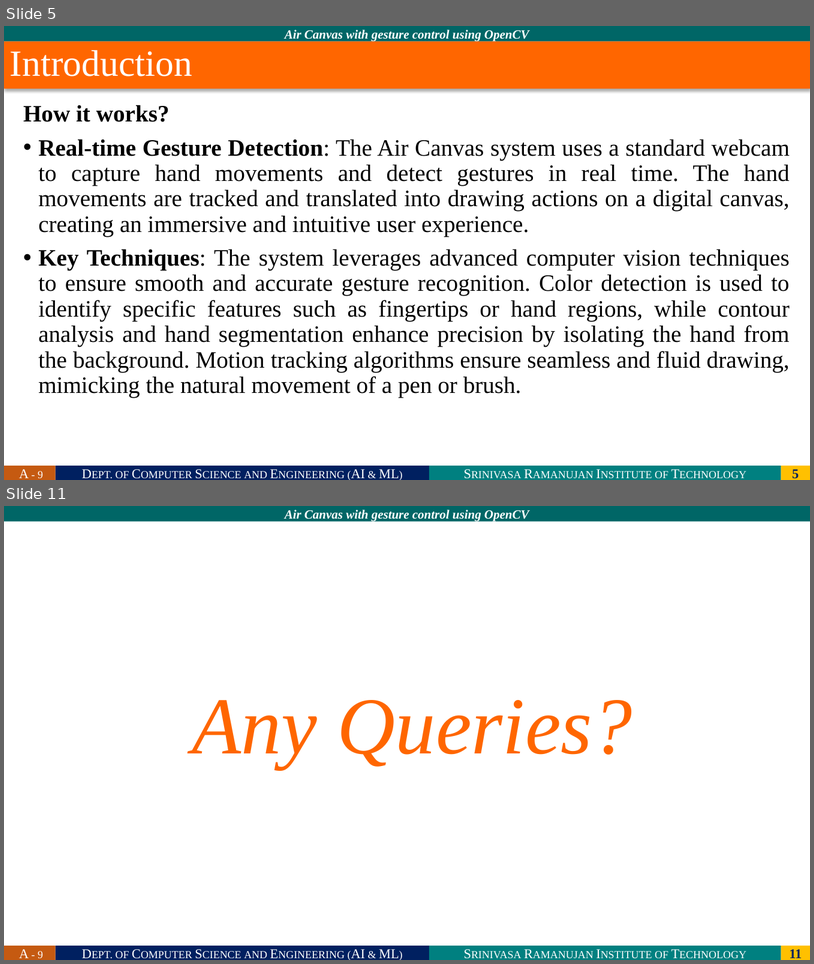
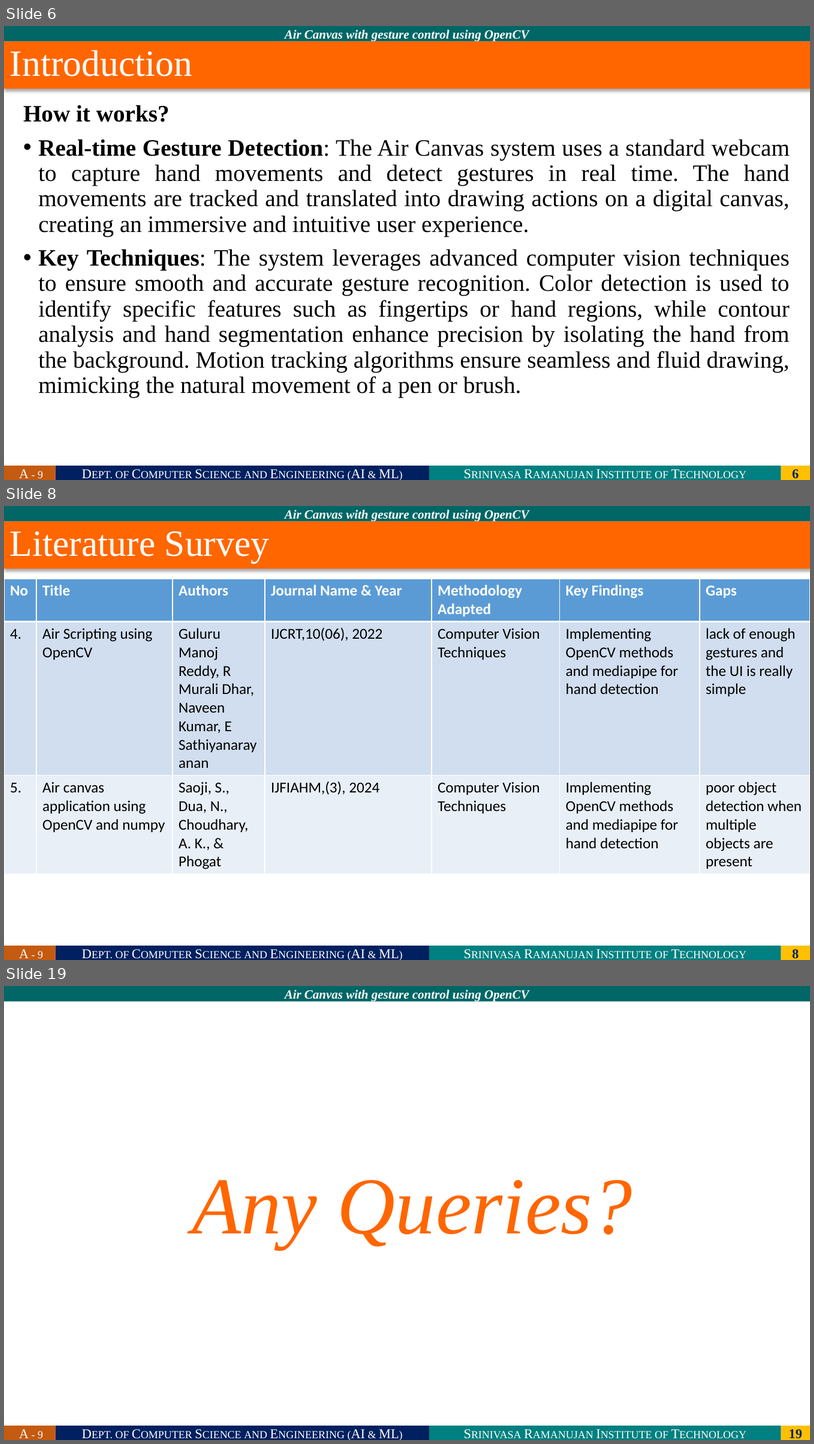
Before and after one commit to 214g1a3332/Project_A9, a slide deck: Review - 0 Template.pptx. Shown one above the other, each under a label of ours: slides 5 and 11 before the commit, slides 6, 8 and 19 after it; the slides between them are not shown. The pictures are 814x964 and 814x1444 pixels, drawn with LibreOffice and Linux fonts; fonts in the diff are those of the drawing; background and template pictures are left out. Boxes give left, top, right and bottom in pixels: in the first picture for what was removed or moved away, otherwise in the second. Text is boxed around its words. In the diff, an @@ line names an element or a change of style, - is before the commit and + after.

```diff
--- a/Review - 0 Template.pptx
+++ b/Review - 0 Template.pptx
@@ slide 8 added at (4, 506, 810, 960), background #FFFFFF; not listed: 5 template elements that a slide beside it also shows @@
@@ title added at (4, 521, 810, 568), fill #FF6600, 44 pt, text #FFFFFF @@
+Literature Survey
@@ table added at (4, 579, 810, 871), 3 rows, 7 columns @@
+No | Title | Authors | Journal Name & Year | Methodology Adapted | Key Findings | Gaps
+4. | Air Scripting using OpenCV | Guluru Manoj Reddy, R Murali Dhar, Naveen Kumar, E Sathiyanarayanan | IJCRT,10(06), 2022 | Computer Vision Techniques | Implementing OpenCV methods and mediapipe for hand detection | lack of enough gestures and / the UI is really simple
+5. | Air canvas application using OpenCV and numpy | Saoji, S., Dua, N., Choudhary, A. K., & Phogat | IJFIAHM,(3), 2024 | Computer Vision Techniques | Implementing OpenCV methods and mediapipe for hand detection | poor object detection when multiple objects are present
@@ what was slide 5 is now slide 6 @@
@@ page number at (792, 469, 799, 478): text changed @@
-5
+6
@@ what was slide 11 is now slide 19 @@
@@ page number at (789, 1429, 803, 1438): text changed @@
-11
+19
```
Also in this commit, not shown: 5 slides changed, 8 other slides added, 1 slide removed, 2 other files.
